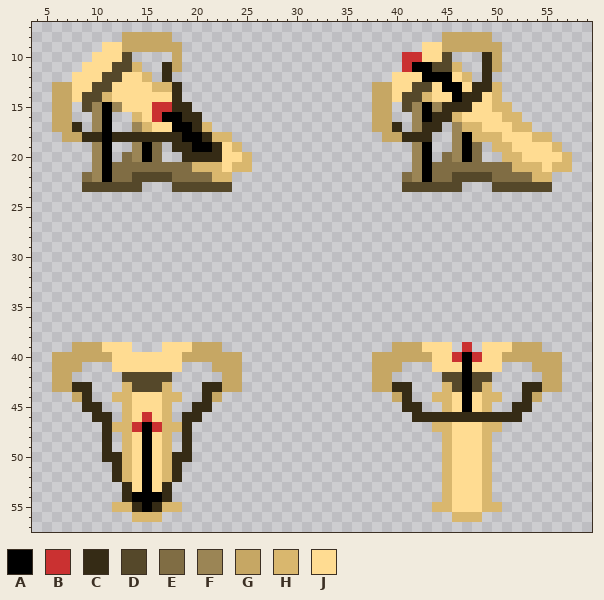
One commit to this pixel-art sprite: Assets/Textures/Balista.png. The first picture shows the starting point.
The file is 64x64 pixels. Shown: x 4..59, y 7..57.
Palette (. is transparent): A #000000  B #ca3131  C #352b15  D #55482a  E #806d44  F #9b8555  G #c6a764  H #d9b76e  J #ffdc92
Pixels before (only the part around the change), first column x 4:
27 ........................................................
28 ........................................................
29 ........................................................
30 ........................................................
31 ........................................................
32 ........................................................
33 ........................................................
34 ........................................................
35 ........................................................
36 ........................................................
37 ........................................................
38 ........................................................
39 ....GGGJJJ...JJJGGG.................GGGJJJ.B.JJJGGG.....
40 ..GGGGGGJJJJJJJGGGGGG.............GGGGGGJJBABJJGGGGGG...
41 ..GGG...JJJJJJJ...GGG.............GGG...JJJAJJJ...GGG...
42 ..GG.....DDDDD.....GG.............GG.....DDADD.....GG...
43 ..GGCC...HDDDH...CCGG.............GGCC...HDADH...CCGG...
44 ....GC..HHJJJHH..CG.................GC..HHJAJHH..CG.....
45 .....CC..HJJJH..CC...................CC..HJAJH..CC......
46 ......CC.HJBJH.CC.....................CCCCCCCCCCC.......
47 .......CHHBABHHC........................HHJJJHH.........
48 .......C.HJAJH.C.........................HJJJH..........
49 .......C.HJAJH.C.........................HJJJH..........
50 .......CCHJAJHCC.........................HJJJH..........
51 ........CHJAJHC..........................HJJJH..........
52 ........CHJAJHC..........................HJJJH..........
53 .........CJAJC...........................HJJJH..........
54 .........CAAAC...........................HJJJH..........
55 ........HHCACHH.........................HHJJJHH.........
56 ..........HHH.............................HHH...........
57 ........................................................
The same view after the edit:
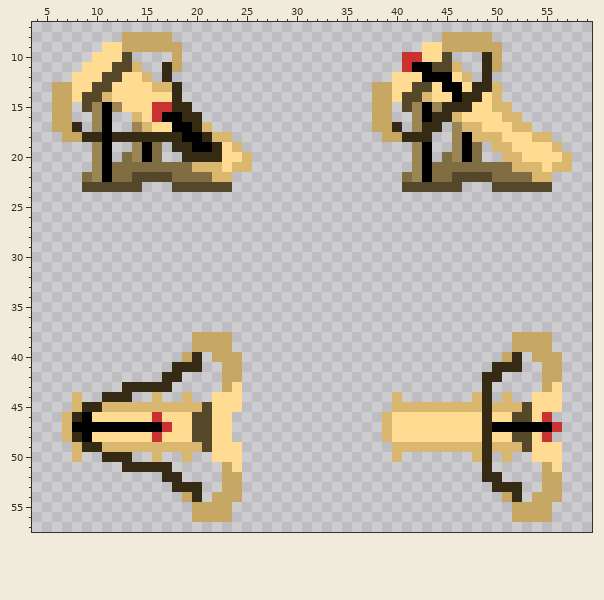
Difference:
y 38: x 20..23 .... -> GGGG; x 52..55 .... -> GGGG
y 39: x 8..13 GGGJJJ -> ......; x 17..19 JJJ -> ...; x 23 . -> G; x 40..45 GGGJJJ -> ......; x 47 B -> .; x 49..51 JJJ -> ...; x 55 . -> G
y 40: x 6..18 GGGGGGJJJJJJJ -> .............; x 20..21 GG -> C.; x 38..50 GGGGGGJJBABJJ -> .............; x 52..53 GG -> C.
y 41: x 6..8 GGG -> ...; x 12..20 JJJJJJJ.. -> ......CCC; x 22 G -> .; x 38..40 GGG -> ...; x 44..52 JJJAJJJ.. -> ......CCC; x 54 G -> .
y 42: x 6..7 GG -> ..; x 13..18 DDDDD. -> ....CC; x 38..39 GG -> ..; x 45..50 DDADD. -> ....CC
y 43: x 6..9 GGCC -> ....; x 13..17 HDDDH -> CCCCC; x 21..22 CC -> ..; x 24 G -> J; x 38..41 GGCC -> ....; x 45..49 HDADH -> ....C; x 53..54 CC -> ..; x 56 G -> J
y 44: x 8..9 GC -> H.; x 11..19 .HHJJJHH. -> CCC..H..H; x 21..24 CG.. -> .JJJ; x 40..41 GC -> H.; x 44..51 HHJAJHH. -> ....HC.H; x 53..56 CG.. -> .JJJ
y 45: x 8 . -> H; x 11..12 .. -> HH; x 14..16 JJJ -> HHH; x 18..24 ..CC... -> HHHDJJJ; x 40..44 .CC.. -> HHHHH; x 46..56 JAJH..CC... -> HHHCHHHDJJJ
y 46: x 7..13 ...CC.H -> HCAJJJJ; x 15..23 BJH.CC... -> JBJJJDDJJ; x 39..48 ...CCCCCCC -> HJJJJJJJJJ; x 50..55 CCC... -> JJDDJB
y 47: x 7..14 ....CHHB -> HAAAAAAA; x 16..23 BHHC.... -> ABJJDDJJ; x 39..45 .....HH -> HJJJJJJ; x 49..56 HH...... -> CAAAAAAB
y 48: x 7..13 ....C.H -> HCAJJJJ; x 15..23 AJH.C.... -> JBJJJDDJJ; x 39..45 ......H -> HJJJJJJ; x 49..55 H...... -> CJJDDJB
y 49: x 8..12 ...C. -> HCCHH; x 14..16 JAJ -> HHH; x 18..24 .C..... -> HHHDJJJ; x 40..44 ..... -> HHHHH; x 46..56 JJJH....... -> HHHCHHHDJJJ
y 50: x 8 . -> H; x 13..19 HJAJHCC -> C..H..H; x 22..24 ... -> JJJ; x 40 . -> H; x 45..49 HJJJH -> ...HC; x 51 . -> H; x 54..56 ... -> JJJ
y 51: x 12..18 CHJAJHC -> .CCCCC.; x 23..24 .. -> GJ; x 45..49 HJJJH -> ....C; x 55..56 .. -> GJ
y 52: x 12..17 CHJAJH -> .....C; x 23..24 .. -> GG; x 45..50 HJJJH. -> ....CC; x 55..56 .. -> GG
y 53: x 13..20 CJAJC... -> .....CCC; x 23..24 .. -> GG; x 45..52 HJJJH... -> .....CCC; x 55..56 .. -> GG
y 54: x 13..17 CAAAC -> .....; x 19..20 .. -> GC; x 22..24 ... -> GGG; x 45..49 HJJJH -> .....; x 51..52 .. -> GC; x 54..56 ... -> GGG
y 55: x 12..18 HHCACHH -> .......; x 20..23 .... -> GGGG; x 44..50 HHJJJHH -> .......; x 52..55 .... -> GGGG
y 56: x 14..16 HHH -> ...; x 20..23 .... -> GGGG; x 46..48 HHH -> ...; x 52..55 .... -> GGGG
